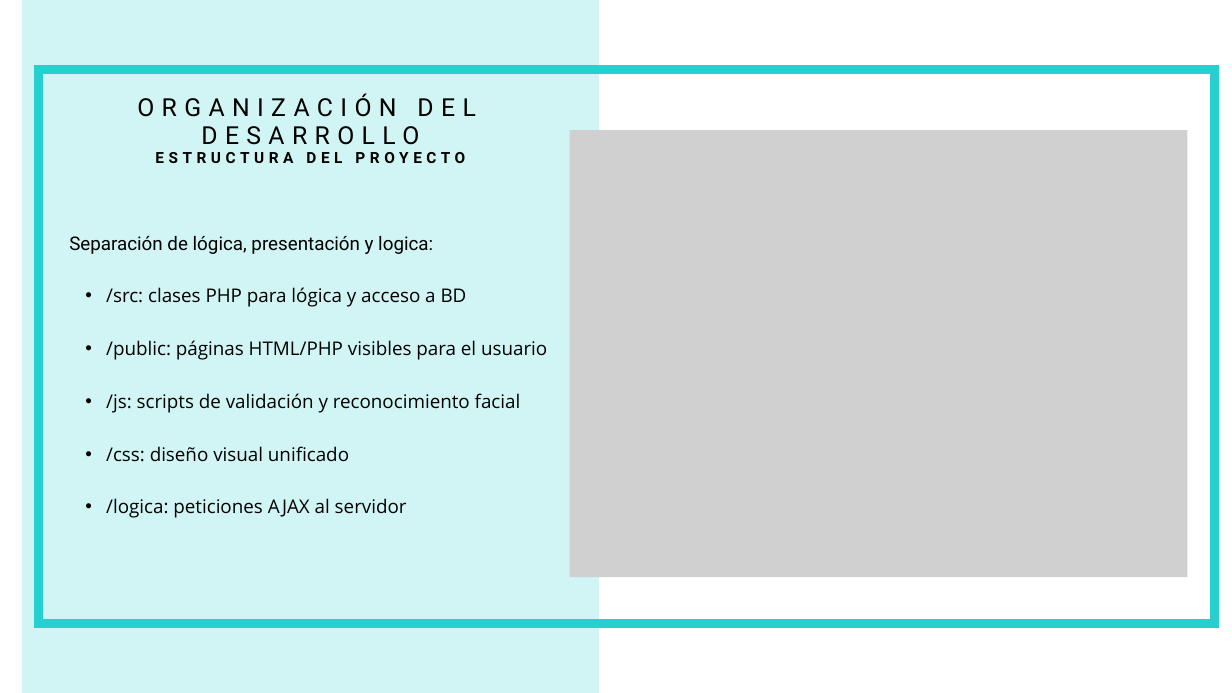
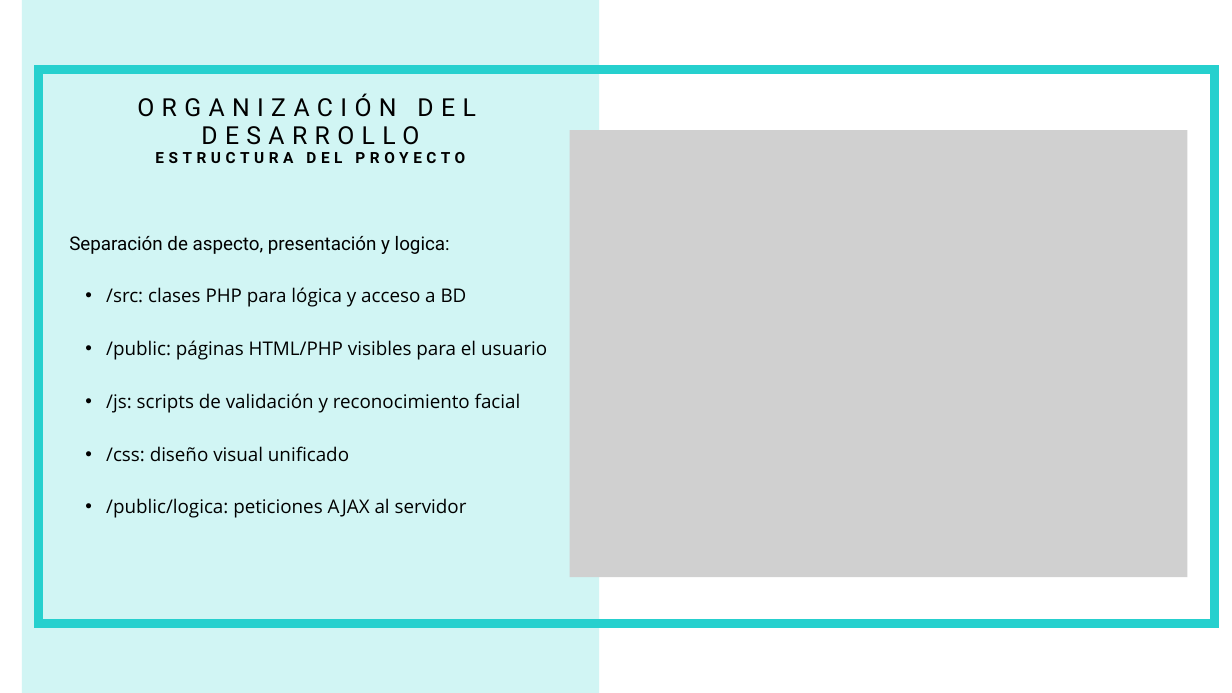
Before and after one commit to Isisimone/Proyecto-DAW, a slide deck: slide 23 of docs/Presentación Proyecto Reconocimiento facial para Control horario.pptx. Drawn at 1232x693 pixels with LibreOffice and Linux fonts; fonts in the diff are those of the drawing; grey boxes stand for pictures. Boxes give left, top, right and bottom in pixels: in the first picture for what was removed or moved away, otherwise in the second. Text is boxed around its words. In the diff, an @@ line names an element or a change of style, - is before the commit and + after.

Commit message:
staged

```diff
--- a/docs/Presentación Proyecto Reconocimiento facial para Control horario.pptx
+++ b/docs/Presentación Proyecto Reconocimiento facial para Control horario.pptx
@@ text at (x1=69, y1=236, x2=450, y2=254): text changed @@
-Separación de lógica, presentación y logica:
+Separación de aspecto, presentación y logica:
@@ text at (x1=106, y1=498, x2=467, y2=518): text changed @@
-  • /logica: peticiones AJAX al servidor
+  • /public/logica: peticiones AJAX al servidor
```
